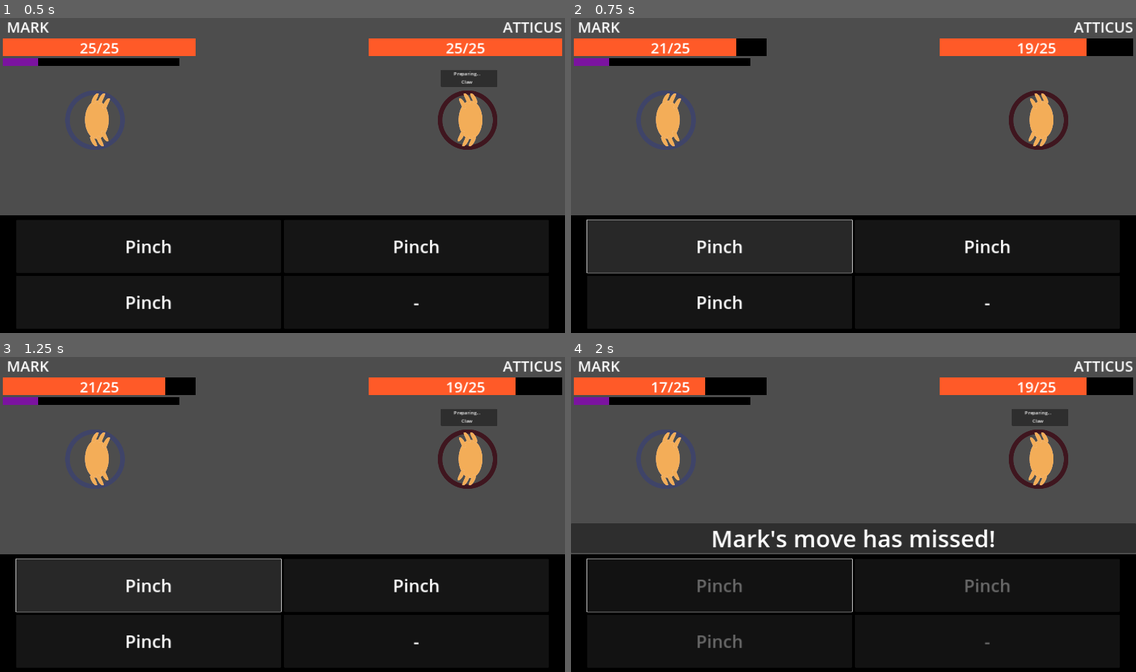
Above: before the commit, frames 1-4 (two rows, left to right).
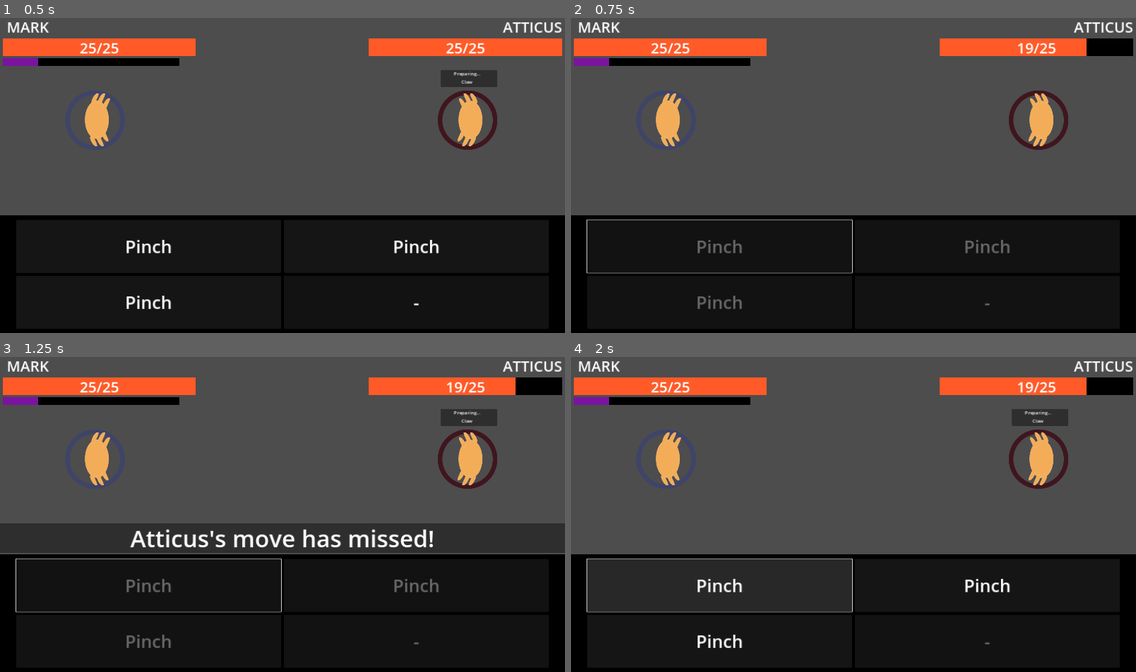
Above: after the commit, the same moments.

Repository: mathew-tran/theanajam24
Game: Godot game, scene res://Levels/Main.tscn
Same seed, same stepped clock (60 frames per second), same inputs: the game is played once before the commit and once after it.
Inputs (mouse positions are in pixels of both pictures, inside the frame that each line leads up to):
- Up to frame 1 (0.5 s): no input
- Up to frame 2 (0.75 s): click (717, 247) at 0.52 s
- Up to frame 3 (1.25 s): no input
- Up to frame 4 (2 s): click (717, 586) at 1.27 s

Frame 1 is identical in both runs. In frame 2, 0.9% of the frame differs, in the area x 15-78%, y 6-93%; in frame 3, 9.9%; in frame 4, 10%, in the area x 0-100%, y 6-93%.

Commit message:
wait a bit before allowing to complete logs

Diff:
--- a/Art/CrabDrawingScene.svg
+++ b/Art/CrabDrawingScene.svg
@@ -25,8 +25,8 @@
      inkscape:document-units="mm"
      showgrid="true"
      inkscape:zoom="0.71891835"
-     inkscape:cx="283.75962"
-     inkscape:cy="214.90619"
+     inkscape:cx="180.82721"
+     inkscape:cy="238.55282"
      inkscape:window-width="1920"
      inkscape:window-height="1010"
      inkscape:window-x="1698"
@@ -191,6 +191,9 @@
        id="path1"
        cx="96.417564"
        cy="31.852791"
-       r="24.738249" />
+       r="24.738249"
+       inkscape:export-filename="UnitCircle.svg"
+       inkscape:export-xdpi="96"
+       inkscape:export-ydpi="96" />
   </g>
 </svg>
--- a/Content/Moves/Attacks/Claw.tres
+++ b/Content/Moves/Attacks/Claw.tres
@@ -10,4 +10,4 @@
 TargetType = 1
 MoveName = "Claw"
 Cost = 1
-Accuracy = 100
+Accuracy = 10
--- a/Prefabs/UI/HealthBar.tscn
+++ b/Prefabs/UI/HealthBar.tscn
@@ -65,6 +65,7 @@
 uppercase = true
 
 [node name="EXPBar" type="ProgressBar" parent="."]
+visible = false
 custom_minimum_size = Vector2(600, 0)
 layout_mode = 0
 offset_top = 65.0
--- a/Scripts/UI/BattleLog.gd
+++ b/Scripts/UI/BattleLog.gd
@@ -3,6 +3,8 @@
 
 var TargetXPosition = 0
 var bIsActive = false
+
+var Messages = []
 # Called when the node enters the scene tree for the first time.
 func _ready():
 	EventManager.InjectBattleLog.connect(OnInjectBattleLog)
@@ -15,6 +17,9 @@
 	return tween
 
 func OnInjectBattleLog(message: String):
+	if bIsActive:
+		Messages.append(message)
+		return
 	$Label.text = message
 	var tween = get_tree().create_tween()
 	tween.tween_property(self, "position:x", TargetXPosition, .2)
@@ -25,7 +30,13 @@
 		if bIsActive:
 			var tween = FlyAwayAnim()
 			tween.tween_callback(OnFlyAwayComplete)
-			bIsActive = false
+
 
 func OnFlyAwayComplete():
+	if len(Messages) > 0:
+		$Label.text = Messages.pop_back()
+		var tween = get_tree().create_tween()
+		tween.tween_property(self, "position:x", TargetXPosition, .2)
+		return
 	EventManager.BattleLogComplete.emit()
+	bIsActive = false
